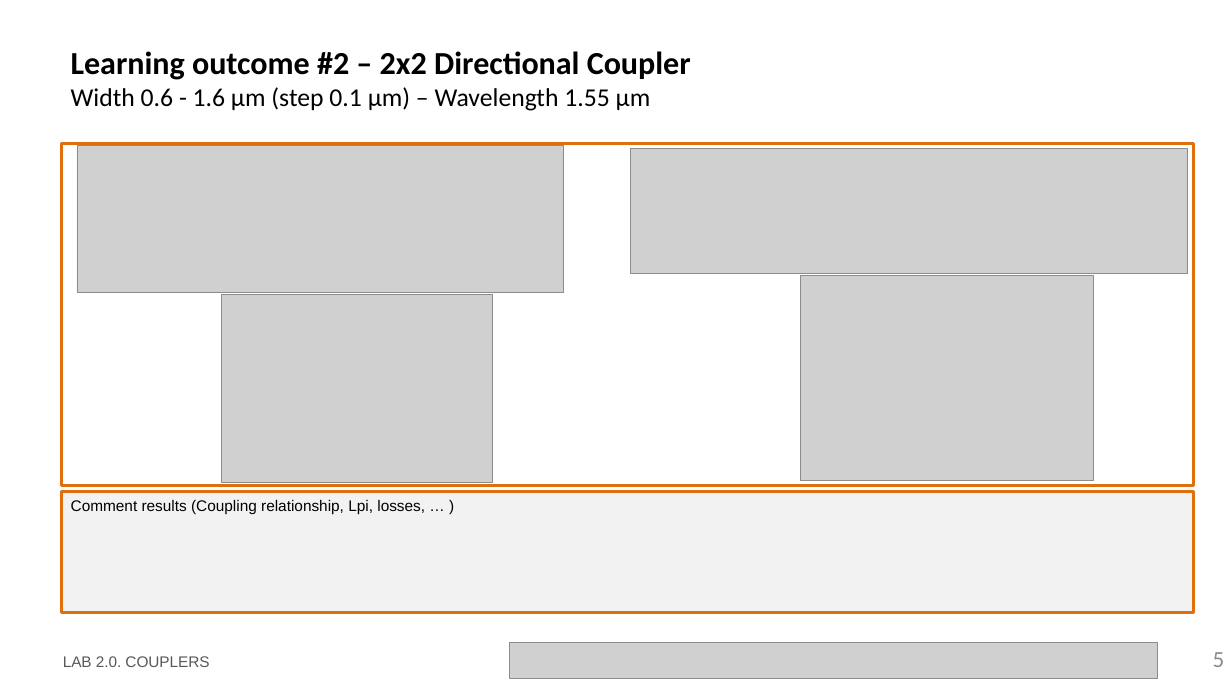
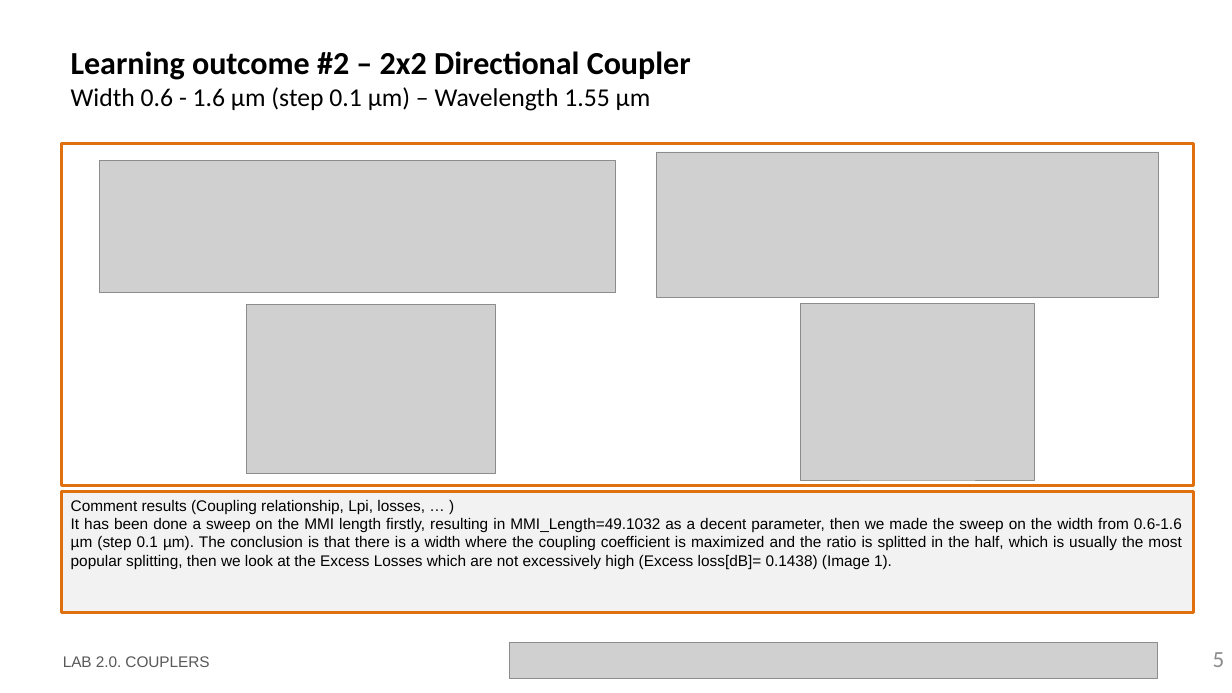
Before and after one commit to SergioC-upv/pic-upv-lab2, a slide deck: slide 5 of LabBook_20.pptx. Drawn at 1232x693 pixels with LibreOffice and Linux fonts; fonts in the diff are those of the drawing; grey boxes stand for pictures; background and template pictures are left out. Boxes give left, top, right and bottom in pixels: in the first picture for what was removed or moved away, otherwise in the second. Text is boxed around its words. In the diff, an @@ line names an element or a change of style, - is before the commit and + after.

```diff
--- a/LabBook_20.pptx
+++ b/LabBook_20.pptx
@@ picture: place and size @@
-picture at [77, 145, 563, 292]
+picture at [99, 160, 616, 292]
@@ picture: place and size @@
-picture at [631, 148, 1188, 273]
+picture at [656, 152, 1159, 298]
@@ picture: place and size @@
-picture at [222, 295, 494, 482]
+picture at [247, 304, 496, 473]
@@ picture: place and size @@
-picture at [801, 275, 1094, 481]
+picture at [801, 303, 1035, 480]
@@ text in rectangle at [71, 518, 1182, 570]: paragraph added @@
+It has been done a sweep on the MMI length firstly, resulting in MMI_Length=49.1032 as a decent parameter, then we made the sweep on the width from 0.6-1.6 µm (step 0.1 µm). The conclusion is that there is a width where the coupling coefficient is maximized and the ratio is splitted in the half, which is usually the most popular splitting, then we look at the Excess Losses which are not excessively high (Excess loss[dB]= 0.1438) (Image 1).
```
Also in this commit, not shown: 11 other slides changed.
